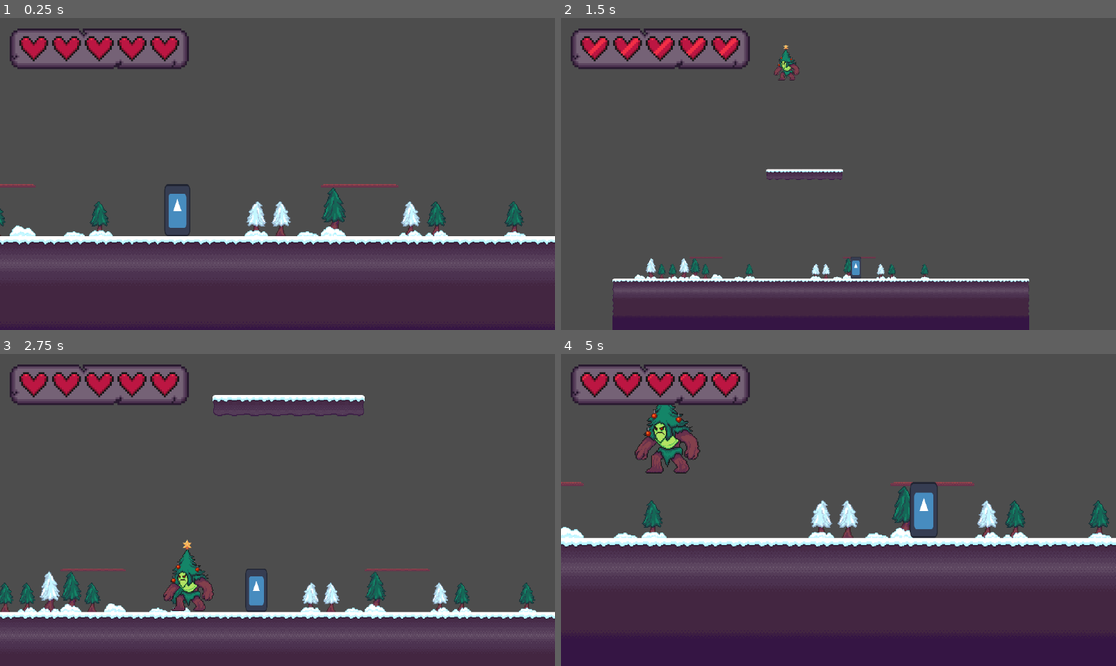
Above: before the commit, frames 1-4 (two rows, left to right).
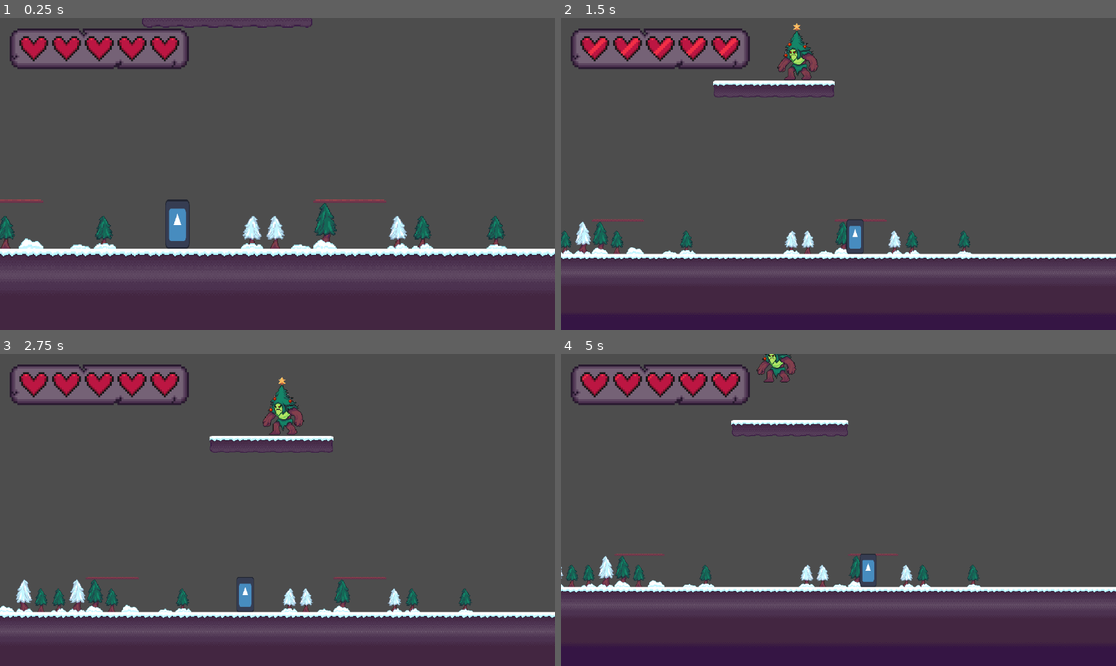
Above: after the commit, the same moments.

Repository: willsattanuparp/wild-jam-76-game
Game: Godot game, scene res://Assets/Scenes/Levels/tree_level.tscn
Two runs of this game, one before a commit and one after it. Both use one fixed random seed, a clock stepped at 60 frames per second and the inputs below. The engine's default icon, where the game draws it, is replaced by a stand-in: a white triangle on a blue panel in a dark square.
Inputs (mouse positions are in pixels of both pictures, inside the frame that each line leads up to):
- Up to frame 1 (0.25 s): no input
- Up to frame 2 (1.5 s): move the mouse to (960, 158) at 0.52 s; hold D (Right) 0.53-1.25 s; hold Space (Jump) 0.53-1.25 s; click (960, 158) at 0.67 s; drag from (727, 189) to (810, 236) at 1.27 s
- Up to frame 3 (2.75 s): move the mouse to (333, 441) at 2.02 s; hold A (Left) from 2.03 s (still down); hold Space (Jump) from 2.03 s (still down)
- Up to frame 4 (5 s): release A (Left) at 2.75 s; release Space (Jump) at 2.75 s; drag from (810, 572) to (672, 463) at 2.77 s; move the mouse to (1005, 556) at 3.52 s; hold D (Right) 3.53-4.25 s; hold Space (Jump) 3.53-4.25 s; drag from (672, 463) to (755, 432) at 4.27 s

The runs differ from the first frame. In frame 1, 11% of the frame differs, in the area x 0-100%, y 0-85%; in frame 2, 15%; in frame 3, 8.9%; in frame 4, 20%, in the area x 0-100%, y 0-83%.

Commit message:
fixed the change state leap

Diff:
--- /dev/null
+++ b/platformer-test/Assets/Scenes/Levels/LevelObjects/landing_point.tscn
@@ -0,0 +1,6 @@
+[gd_scene load_steps=2 format=3 uid="uid://ekcws2r73mra"]
+
+[ext_resource type="Script" path="res://Scripts/landing_point.gd" id="1_5lmcs"]
+
+[node name="LandingPoint" type="Node2D"]
+script = ExtResource("1_5lmcs")
--- a/platformer-test/Assets/Scenes/Levels/tree_level.tscn
+++ b/platformer-test/Assets/Scenes/Levels/tree_level.tscn
@@ -1,9 +1,10 @@
-[gd_scene load_steps=13 format=4 uid="uid://yfg21s85jc1c"]
+[gd_scene load_steps=14 format=4 uid="uid://yfg21s85jc1c"]
 
 [ext_resource type="Script" path="res://Scripts/level.gd" id="1_sm3ev"]
 [ext_resource type="PackedScene" uid="uid://dq5rw3tkjsfom" path="res://Assets/Scenes/player.tscn" id="2_ctt8u"]
 [ext_resource type="PackedScene" uid="uid://ciqkefpikuae8" path="res://Assets/Scenes/Enemies/enemy_tree.tscn" id="3_8la7n"]
 [ext_resource type="Script" path="res://addons/ProCam2D/scripts/pcam_target.gd" id="3_rkrim"]
+[ext_resource type="PackedScene" uid="uid://ekcws2r73mra" path="res://Assets/Scenes/Levels/LevelObjects/landing_point.tscn" id="3_umjnq"]
 [ext_resource type="Script" path="res://addons/ProCam2D/scripts/procam2d.gd" id="4_dgr4m"]
 [ext_resource type="Script" path="res://addons/ProCam2D/scripts/core/nds/a.gd" id="5_5i5lx"]
 [ext_resource type="Script" path="res://addons/ProCam2D/scripts/core/addns/pcam_shake.gd" id="6_hf1du"]
@@ -206,11 +207,28 @@
 
 [node name="JumpLocations" type="Node2D" parent="."]
 
-[node name="Marker2D" type="Marker2D" parent="JumpLocations"]
-position = Vector2(121, 482)
-
-[node name="Marker2D2" type="Marker2D" parent="JumpLocations"]
-position = Vector2(564, 155)
+[node name="MiddleUpperLanding" parent="JumpLocations" node_paths=PackedStringArray("left_bound", "right_bound") instance=ExtResource("3_umjnq")]
+position = Vector2(559, 158)
+left_bound = NodePath("LeftBound")
+right_bound = NodePath("RightBound")
+
+[node name="LeftBound" type="Marker2D" parent="JumpLocations/MiddleUpperLanding"]
+position = Vector2(-94, 0)
+
+[node name="RightBound" type="Marker2D" parent="JumpLocations/MiddleUpperLanding"]
+position = Vector2(93, 1)
+
+[node name="LowerLeftLanding" parent="JumpLocations" node_paths=PackedStringArray("left_bound", "right_bound") instance=ExtResource("3_umjnq")]
+position = Vector2(189, 489)
+left_bound = NodePath("LeftBound")
+right_bound = NodePath("RightBound")
+id = 1
+
+[node name="LeftBound" type="Marker2D" parent="JumpLocations/LowerLeftLanding"]
+position = Vector2(-159, -2)
+
+[node name="RightBound" type="Marker2D" parent="JumpLocations/LowerLeftLanding"]
+position = Vector2(144, -1)
 
 [node name="Projectiles" type="Node2D" parent="."]
 
--- a/platformer-test/Scripts/enemy.gd
+++ b/platformer-test/Scripts/enemy.gd
@@ -15,6 +15,8 @@
 
 var direction = Vector2.RIGHT
 var pos_change_leap_time = 1.0
+var changed_position = false
+var target_pos = Vector2.ZERO
 
 const GRAVITY = 4000
 const JUMP_FORCE = -800
@@ -30,7 +32,7 @@
 	#Gravity effect
 	if !is_on_floor():
 		velocity.y += GRAVITY * delta
-
+	#print(velocity)
 	if current_movement_state != MOVEMENT_STATE.CHANGE_POSITION:
 		velocity.x = lerp(velocity.x, direction.x * MAX_SPEED, ACCELERATION * delta if direction.x != 0 else FRICTION * delta)
 	move_and_slide()
@@ -91,7 +93,7 @@
 	direction.x = 0
 	if is_on_floor() and randf() < 0.001:
 		jump(JUMP_FORCE)
-	if randf() < 0.001:
+	if randf() < 0.1:
 		print("changing")
 		change_movement_state(MOVEMENT_STATE.PACING)
 
@@ -99,34 +101,38 @@
 func movement_state_pacing(delta):
 	if randf() < 0.01:
 		direction.x *= -1
-	if local_position >= pacing_boundry.x:
+
+	if local_position <= pacing_boundry.x:
+		direction.x = 1
+	elif local_position >= pacing_boundry.y:
 		direction.x = -1
-	elif local_position <= pacing_boundry.y:
-		direction.x = 1
 	elif direction.x == 0:
 		direction.x = 1
 	local_position += direction.x * MAX_SPEED * delta
-	if is_on_floor() and randf() < 0.05:
+	if is_on_floor() and randf() < 0.01:
 		jump(JUMP_FORCE)
-	if randf() < 0.001:
+	if randf() < 0.0001:
 		change_movement_state(MOVEMENT_STATE.IDLE)
 
 func movement_state_change_position(delta):
-	var marker = jump_locations[randi() % jump_locations.size()]
-	var target_pos = marker.global_position
-	var distance_x = target_pos.x - global_position.x
-	var distance_y = target_pos.y - global_position.y
+	if !changed_position:
+		var marker = jump_locations[randi() % jump_locations.size()]
+		print(marker.id)
+		target_pos = marker.global_position
+		pacing_boundry = marker.get_boundries()
+		var distance_x = target_pos.x - global_position.x
+		var distance_y = target_pos.y - global_position.y
 
 
-	var velocity_x = distance_x / pos_change_leap_time
-	var velocity_y = (distance_y / pos_change_leap_time) - (0.5 * GRAVITY * pos_change_leap_time)
+		var velocity_x = distance_x / (pos_change_leap_time)
+		var velocity_y = (distance_y / pos_change_leap_time) - (0.5 * GRAVITY * pos_change_leap_time)
 
-	direction.x = sign(velocity_x)
-	velocity.x = velocity_x
-	if abs(global_position.x - target_pos.x) < 200 and is_on_floor():
+		direction.x = sign(velocity_x)
+		velocity.x = velocity_x
+		jump(velocity_y)
+		changed_position = true
+	if abs(global_position.x - target_pos.x) < 5 and is_on_floor():
 		change_movement_state(MOVEMENT_STATE.IDLE)
-	elif is_on_floor():
-		jump(velocity_y)
 
 func jump_to_marker():
 	pass
--- /dev/null
+++ b/platformer-test/Scripts/landing_point.gd
@@ -0,0 +1,8 @@
+extends Node2D
+
+@export var left_bound : Marker2D
+@export var right_bound : Marker2D
+@export var id : int
+
+func get_boundries():
+	return Vector2(left_bound.position.x,right_bound.position.x)
